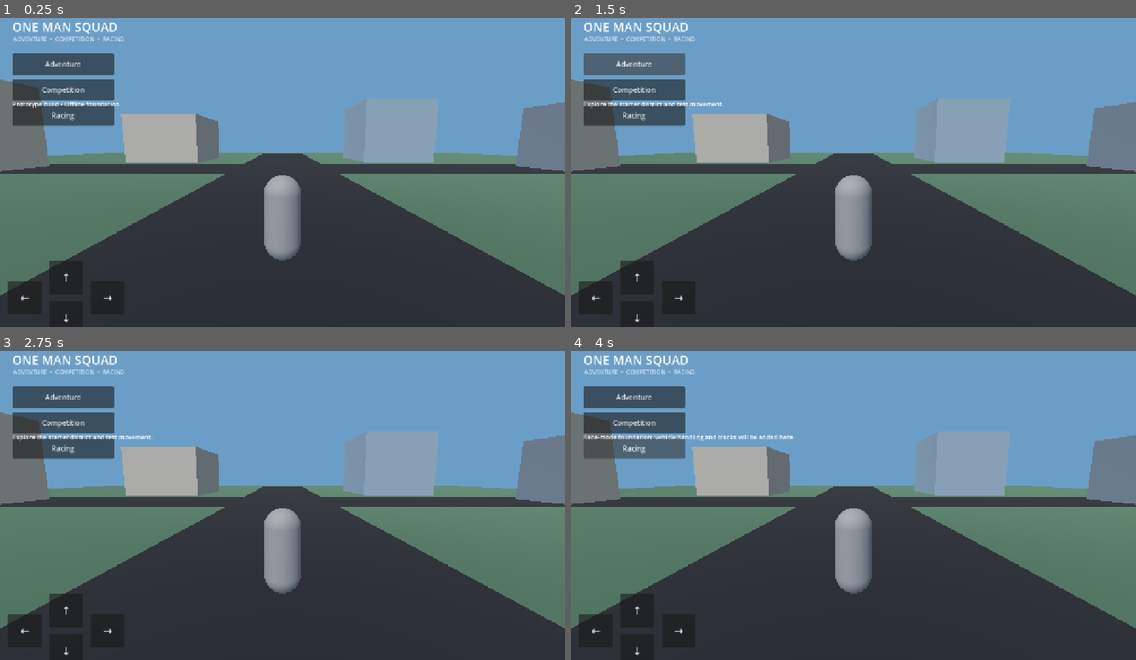
Above: before the commit, frames 1-4 (two rows, left to right).
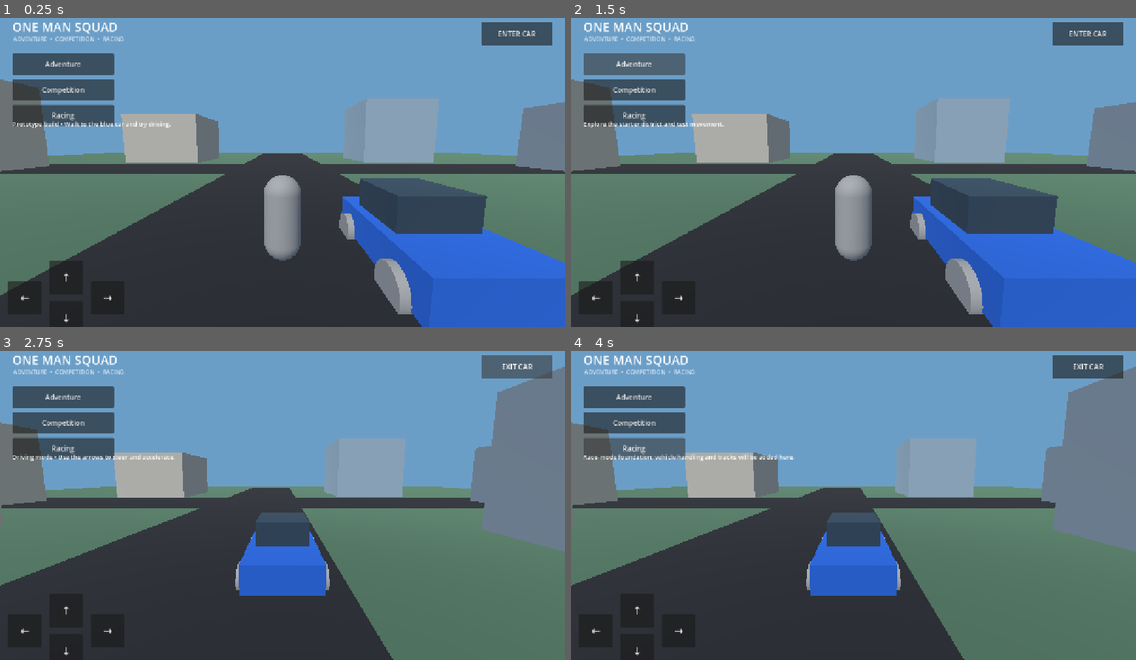
Above: after the commit, the same moments.

Repository: newgenerationnetwork617-ops/one-man-squad
Game: Godot game, scene res://scenes/main.tscn
The game is run twice, just before and just after one commit, with the same random seed, the same clock (stepped at 60 frames per second) and the same inputs.
Inputs (mouse positions are in pixels of both pictures, inside the frame that each line leads up to):
- Up to frame 1 (0.25 s): no input
- Up to frame 2 (1.5 s): click "Adventure" at 0.5 s; click "Adventure" at 1.25 s
- Up to frame 3 (2.75 s): click (514, 366) at 2 s, where only the run after the commit has a clickable "ENTER CAR"
- Up to frame 4 (4 s): click "Competition" at 2.75 s; click "Racing" at 3.5 s

The runs differ from the first frame. In frame 1, 14% of the frame differs, in the area x 2-100%, y 1-100%; in frame 2, 14%; in frame 3, 29%; in frame 4, 29%, in the area x 0-100%, y 1-100%.

Commit message:
Integrate starter car and enter-exit driving loop

Diff:
--- a/scripts/main.gd
+++ b/scripts/main.gd
@@ -1,17 +1,20 @@
 extends Node3D
-## First playable foundation: compact test district, third-person player,
-## touch controls, and entry points for the three planned game activities.
+## First playable foundation: compact test district, player, starter car and activity lobby.
 
 const PLAYER_SCENE: PackedScene = preload("res://scenes/player.tscn")
+const CAR_SCENE: PackedScene = preload("res://scenes/starter_car.tscn")
 
 var player: CharacterBody3D
+var vehicle: CharacterBody3D
 var status_label: Label
-var lobby_panel: PanelContainer
+var drive_button: Button
+var is_driving := false
 
 func _ready() -> void:
 	_build_environment()
 	_build_test_district()
 	_spawn_player()
+	_spawn_vehicle()
 	_build_interface()
 
 func _build_environment() -> void:
@@ -39,8 +42,7 @@
 func _add_box(parent: Node3D, box_name: String, position: Vector3, size: Vector3, color: Color, is_static: bool = false) -> void:
 	var body: Node3D
 	if is_static:
-		var static_body := StaticBody3D.new()
-		body = static_body
+		body = StaticBody3D.new()
 	else:
 		body = Node3D.new()
 	body.name = box_name
@@ -62,16 +64,13 @@
 		body.add_child(collision)
 
 func _build_test_district() -> void:
-	# Flat ground and a simple road layout make a small navigable test space.
 	_add_box(self, "Ground", Vector3(0, -0.25, 0), Vector3(90, 0.5, 90), Color(0.27, 0.39, 0.31), true)
 	_add_box(self, "MainRoad", Vector3(0, 0.015, 0), Vector3(9, 0.04, 78), Color(0.12, 0.13, 0.15))
 	_add_box(self, "CrossRoad", Vector3(0, 0.025, -8), Vector3(78, 0.04, 8), Color(0.12, 0.13, 0.15))
 
 	var building_colors: Array[Color] = [
-		Color(0.68, 0.66, 0.61),
-		Color(0.53, 0.61, 0.66),
-		Color(0.73, 0.70, 0.62),
-		Color(0.48, 0.53, 0.57)
+		Color(0.68, 0.66, 0.61), Color(0.53, 0.61, 0.66),
+		Color(0.73, 0.70, 0.62), Color(0.48, 0.53, 0.57)
 	]
 	var building_positions: Array[Vector3] = [
 		Vector3(-15, 3, -18), Vector3(15, 4, -19),
@@ -81,24 +80,22 @@
 	]
 	for index in range(building_positions.size()):
 		var height := building_positions[index].y * 2.0
-		_add_box(
-			self,
-			"DistrictBuilding_%02d" % index,
-			building_positions[index],
-			Vector3(9, height, 9),
-			building_colors[index % building_colors.size()],
-			true
-		)
+		_add_box(self, "DistrictBuilding_%02d" % index, building_positions[index],
+			Vector3(9, height, 9), building_colors[index % building_colors.size()], true)
 
 func _spawn_player() -> void:
 	player = PLAYER_SCENE.instantiate() as CharacterBody3D
 	player.position = Vector3(0, 0.1, 8)
 	add_child(player)
 
+func _spawn_vehicle() -> void:
+	vehicle = CAR_SCENE.instantiate() as CharacterBody3D
+	vehicle.position = Vector3(2.8, 0.1, 8)
+	add_child(vehicle)
+
 func _build_interface() -> void:
 	var canvas := CanvasLayer.new()
 	add_child(canvas)
-
 	var root := Control.new()
 	root.set_anchors_and_offsets_preset(Control.PRESET_FULL_RECT)
 	canvas.add_child(root)
@@ -122,22 +119,59 @@
 	activity_box.custom_minimum_size = Vector2(230, 0)
 	activity_box.add_theme_constant_override("separation", 10)
 	root.add_child(activity_box)
-
 	_add_activity_button(activity_box, "Adventure", "Explore the starter district and test movement.")
 	_add_activity_button(activity_box, "Competition", "Challenge-zone foundation: objective-based AI rounds will be added here.")
 	_add_activity_button(activity_box, "Racing", "Race-mode foundation: vehicle handling and tracks will be added here.")
 
 	status_label = Label.new()
-	status_label.text = "Prototype build • Offline foundation"
-	status_label.position = Vector2(28, 205)
+	status_label.text = "Prototype build • Walk to the blue car and try driving."
+	status_label.position = Vector2(28, 250)
 	status_label.add_theme_font_size_override("font_size", 14)
 	status_label.add_theme_color_override("font_color", Color.WHITE)
 	root.add_child(status_label)
+
+	drive_button = Button.new()
+	drive_button.text = "ENTER CAR"
+	drive_button.anchor_left = 1.0
+	drive_button.anchor_right = 1.0
+	drive_button.offset_left = -190
+	drive_button.offset_right = -28
+	drive_button.offset_top = 28
+	drive_button.offset_bottom = 82
+	drive_button.pressed.connect(_toggle_vehicle)
+	root.add_child(drive_button)
 
 	_add_touch_button(root, "↑", Vector2(112, -150), "move_forward")
 	_add_touch_button(root, "↓", Vector2(112, -58), "move_back")
 	_add_touch_button(root, "←", Vector2(18, -104), "move_left")
 	_add_touch_button(root, "→", Vector2(206, -104), "move_right")
+
+func _toggle_vehicle() -> void:
+	if not is_driving:
+		if player.global_position.distance_to(vehicle.global_position) > 4.5:
+			status_label.text = "Walk closer to the blue car before entering."
+			return
+		is_driving = true
+		player.set_physics_process(false)
+		player.visible = false
+		player.get_node("CollisionShape3D").set_deferred("disabled", true)
+		player.get_node("CameraPivot/Camera3D").current = false
+		vehicle.get_node("CameraPivot/Camera3D").current = true
+		vehicle.set_physics_process(true)
+		drive_button.text = "EXIT CAR"
+		status_label.text = "Driving mode • Use the arrows to steer and accelerate."
+	else:
+		is_driving = false
+		player.global_position = vehicle.global_position + vehicle.global_basis.x * 2.5
+		player.rotation.y = vehicle.rotation.y
+		player.visible = true
+		player.get_node("CollisionShape3D").set_deferred("disabled", false)
+		player.get_node("CameraPivot/Camera3D").current = true
+		vehicle.get_node("CameraPivot/Camera3D").current = false
+		vehicle.set_physics_process(false)
+		vehicle.velocity = Vector3.ZERO
+		drive_button.text = "ENTER CAR"
+		status_label.text = "On foot • Explore the starter district."
 
 func _add_activity_button(parent: VBoxContainer, title: String, description: String) -> void:
 	var button := Button.new()
